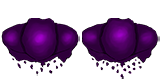
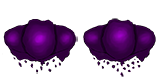
The second w=160, h=80 image is a revision of the first. Changes to its layers:
added layer "Layer 3" above "Layer 2" over 83, 18, 156, 77
added layer "Layer 2" above "Layer 1" over 2, 19, 78, 74
hid "Layer 1" over 82, 18, 160, 79
hid "Layer 0" over 1, 18, 80, 76
